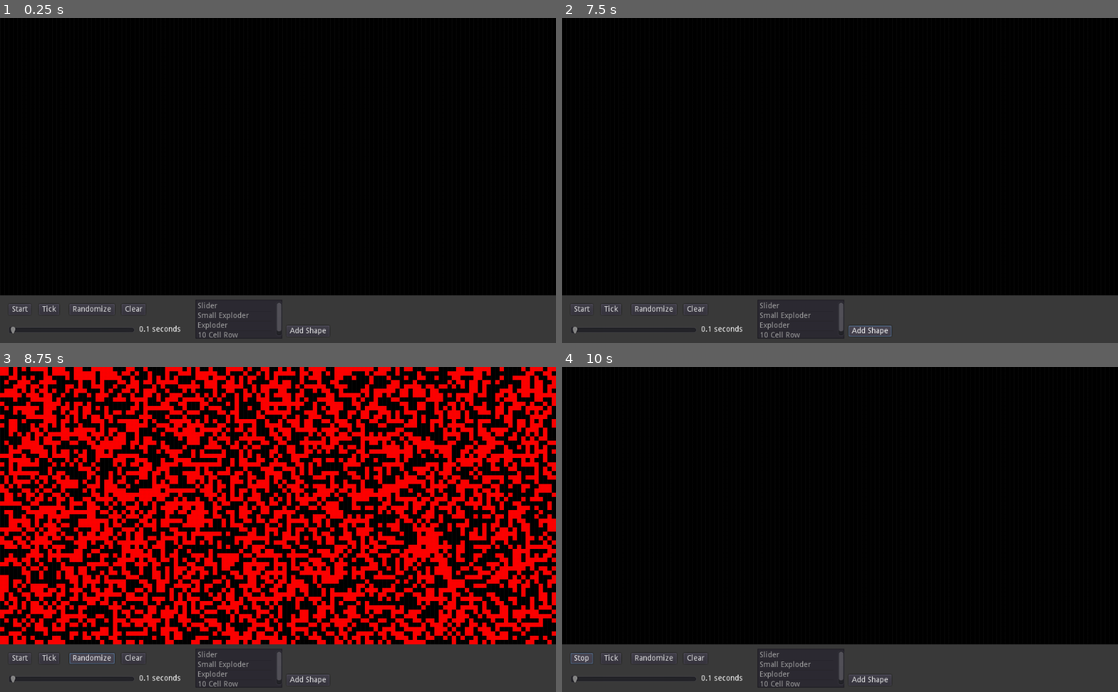
Above: before the commit, frames 1-4 (two rows, left to right).
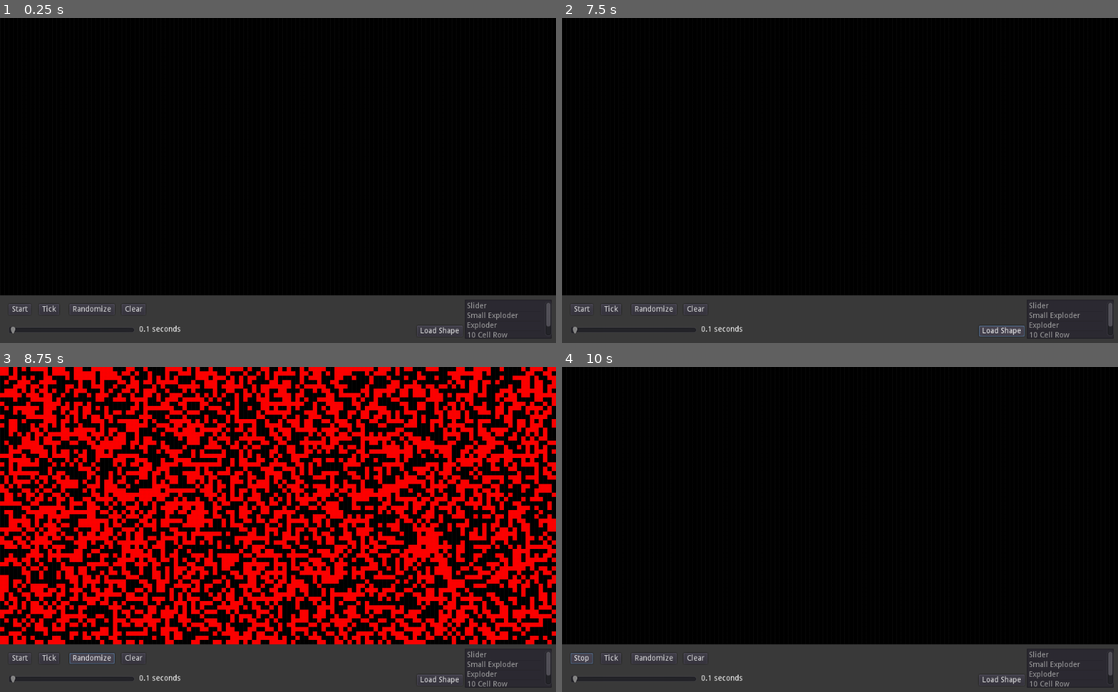
Above: after the commit, the same moments.

Repository: majormunky/GameOfLifeGodot
Game: Godot game, scene res://World.tscn
The game is run twice, just before and just after one commit, with the same random seed, the same clock (stepped at 60 frames per second) and the same inputs.
Inputs:
- Up to frame 1 (0.25 s): no input
- Up to frame 2 (7.5 s): click "Add Shape" (after the commit: "Load Shape") at 0.5 s; click "Start" at 1.25 s; click "Stop" at 2 s; click "Start" at 2.75 s; click "Tick" at 3.5 s; click "Randomize" at 4.25 s; click "Clear" at 5 s; click "Stop" at 5.75 s; click "Tick" at 6.5 s; click "Add Shape" (after the commit: "Load Shape") at 7.25 s
- Up to frame 3 (8.75 s): click "Randomize" at 8 s
- Up to frame 4 (10 s): click "Clear" at 8.75 s; click "Start" at 9.5 s

The runs differ from the first frame. In frame 1, 0.6% of the frame differs, in the area x 35-100%, y 86-99%; in frame 2, 0.7%; in frame 3, 0.6%; in frame 4, 0.6%.

Commit message:
Added new shape, updated UI

Diff:
--- a/TileMap.gd
+++ b/TileMap.gd
@@ -129,6 +129,32 @@
 	grid[y][x+2] = 1
 	grid[y+4][x+2] = 1
 
+func add_xkcd() -> void:
+	var x = int(WIDTH / 2)
+	var y = int(HEIGHT / 2)
+	grid[y][x] = 1
+	grid[y][x+1] = 1
+	grid[y][x+2] = 1
+	grid[y+1][x] = 1
+	grid[y+2][x] = 1
+	grid[y+1][x+2] = 1
+	grid[y+2][x+2] = 1
+	grid[y+3][x+1] = 1
+	grid[y+4][x+1] = 1
+	grid[y+5][x+1] = 1
+	grid[y+6][x+1] = 1
+	grid[y+4][x] = 1
+	grid[y+4][x+2] = 1
+	grid[y+5][x+3] = 1
+	grid[y+6][x+4] = 1
+	grid[y+5][x-1] = 1
+	grid[y+4][x-2] = 1
+	grid[y+7][x] = 1
+	grid[y+8][x] = 1
+	grid[y+7][x+2] = 1
+	grid[y+8][x+2] = 1
+
+
 func _ready() -> void:
 	grid = generate_grid()
 	update_tilemap()
--- a/World.gd
+++ b/World.gd
@@ -17,6 +17,7 @@
 	"Small Exploder",
 	"Exploder",
 	"10 Cell Row",
+	"XKCD John Conway RIP"
 ]
 
 func _ready() -> void:
@@ -31,6 +32,7 @@
 	tilemap.tick()
 
 func add_shape(name: String) -> void:
+	tilemap.setup_blank_grid()
 	match name:
 		"Slider":
 			tilemap.add_slider()
@@ -40,6 +42,8 @@
 			tilemap.add_exploder()
 		"10 Cell Row":
 			tilemap.add_10_cell_row()
+		"XKCD John Conway RIP":
+			tilemap.add_xkcd()
 	tilemap.update_tilemap()
 
 func _on_Timer_timeout() -> void:
--- a/World.tscn
+++ b/World.tscn
@@ -105,17 +105,17 @@
 text = "0.1 seconds"
 
 [node name="ItemList" type="ItemList" parent="Control/ColorRect"]
-margin_left = 360.0
+margin_left = 856.0
 margin_top = 8.0
-margin_right = 520.0
+margin_right = 1016.0
 margin_bottom = 80.0
 
 [node name="AddShapeButton" type="Button" parent="Control/ColorRect"]
-margin_left = 528.0
+margin_left = 768.0
 margin_top = 56.0
-margin_right = 607.0
+margin_right = 847.0
 margin_bottom = 76.0
-text = "Add Shape"
+text = "Load Shape"
 
 [node name="RandomButton" type="Button" parent="Control/ColorRect"]
 margin_left = 128.0
